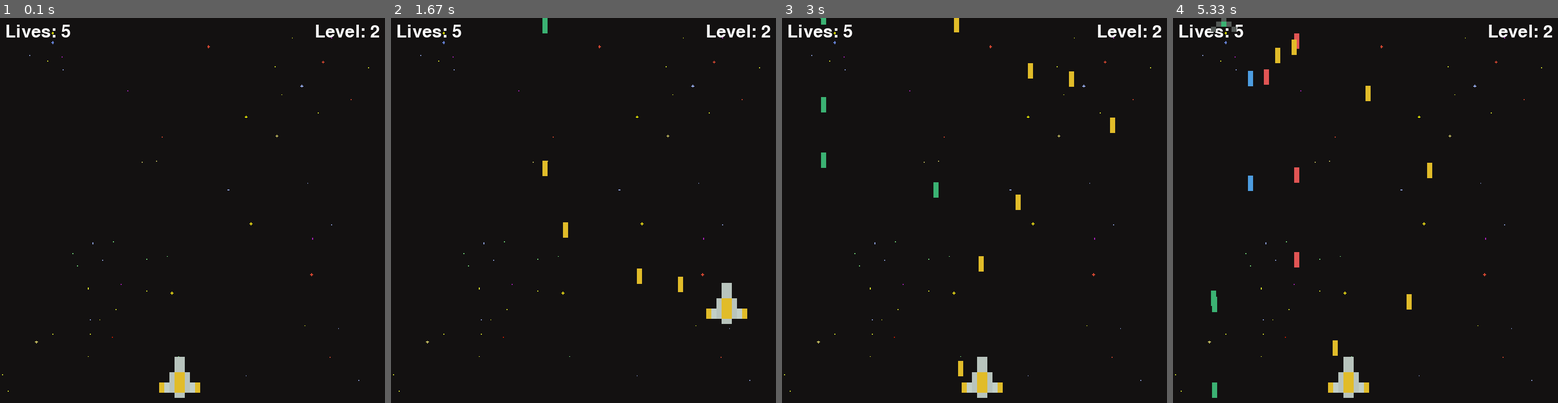
Above: before the commit, frames 1-4 (left to right).
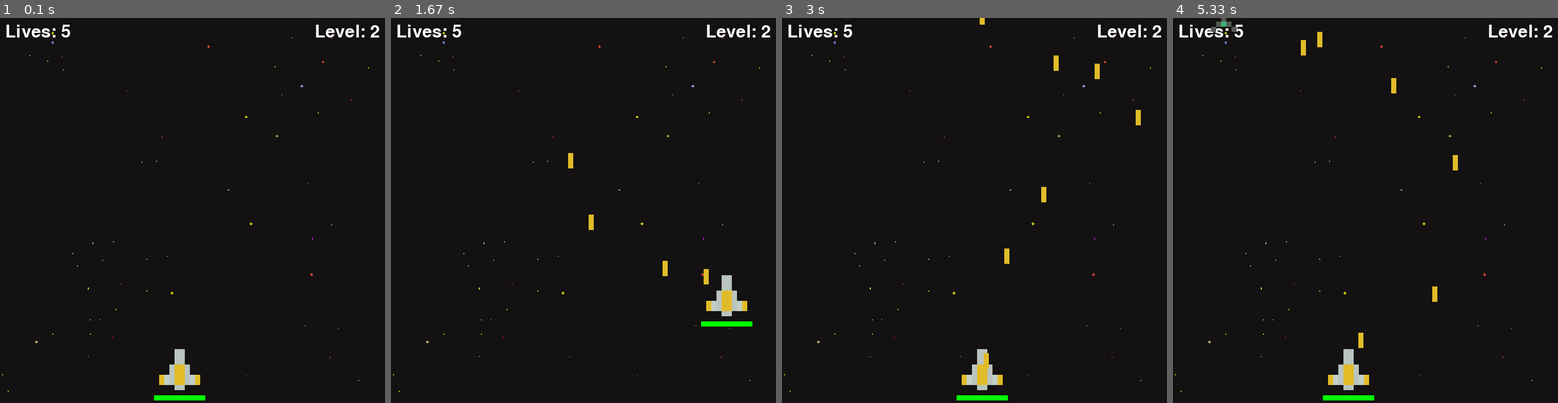
Above: after the commit, the same moments.

Repository: Willmo103/Pygame_intro
Game: pygame game, started from main.py
Same seed, same stepped clock (60 frames per second), same inputs: the game is played once before the commit and once after it.
Inputs:
- Up to frame 1 (0.1 s): no input
- Up to frame 2 (1.67 s): tap Space at 0.33, 0.73, 1.03, 1.23, 1.57 s; hold Right 0.67-1.13 s; hold Up 1.17-1.47 s; hold Right from 1.5 s (still down)
- Up to frame 3 (3 s): tap Space at 1.87, 2.07, 2.37, 2.63, 2.97 s; release Right at 1.97 s; hold Left 2-2.53 s; hold Down 2.57-2.87 s; hold Left from 2.9 s (still down)
- Up to frame 4 (5.33 s): tap Space at 3.27, 3.4, 3.8, 4.1, 4.47, 4.87, 5.17 s; release Left at 3.3 s; hold Up 3.33-3.7 s; hold Right 3.73-4.37 s; hold Down 4.4-4.77 s; hold Left 4.8-5.27 s; hold Right from 5.3 s (still down)

The runs differ from the first frame. In frame 1, 0.7% of the frame differs, in the area x 40-54%, y 86-100%; in frame 2, 1.2%; in frame 3, 1.5%; in frame 4, 1.8%, in the area x 9-74%, y 3-100%.

Commit message:
more tutorial stuff

Diff:
--- a/main.py
+++ b/main.py
@@ -85,8 +85,8 @@
             self.cooldown_counter += 1
 
     def shoot(self):
-        if self.cooldown_counter == 0:
-            laser = Laser(self.x - (self.get_width()/2), self.y, self.laser_image)
+        if self.cooldown_counter == 0 and self.y > 0:
+            laser = Laser(self.x, self.y, self.laser_image)
             self.lasers.append(laser)
             self.cooldown_counter = 1
 
@@ -127,6 +127,13 @@
                         objs.remove(obj)
                         self.lasers.remove(laser)
 
+    def draw(self, window):
+        super().draw(window)
+        self.health_bar(window)
+
+    def health_bar(self, window):
+        pygame.draw.rect(window, (255, 0, 0), (self.x, self.y + self.ship_image.get_height() + 10, self.ship_image.get_width(),  10))
+        pygame.draw.rect(window, (0, 255, 0), (self.x, self.y + self.ship_image.get_height() + 10, self.ship_image.get_width() * (self.health / self.max_health), 10))
 
 def collide(obj1, obj2):
     offset_x = obj2.x - obj1.x
@@ -135,7 +142,7 @@
 
 
 
-player = Player(300, 650)
+player = Player(300, 635)
 
 def main():
     run = True
@@ -187,7 +194,7 @@
             player.x += player_vel
         if keys[pygame.K_UP] and player.y - player_vel > 0:
             player.y -= player_vel
-        if keys[pygame.K_DOWN] and player.y + player_vel + player.get_height() < HEIGHT:
+        if keys[pygame.K_DOWN] and player.y + player_vel + player.get_height() + 15 < HEIGHT:
             player.y += player_vel
         if keys[pygame.K_SPACE]:
             player.shoot()
@@ -197,7 +204,7 @@
             enemy.move(enemy_vel)
             enemy.move_lasers(enemy_laser_vel, player)
 
-            if random.randrange(0, 2*60) == 1:
+            if random.randrange(0, 100) == 1:
                 enemy.shoot()
 
             if enemy.y + enemy.get_height() > HEIGHT:
